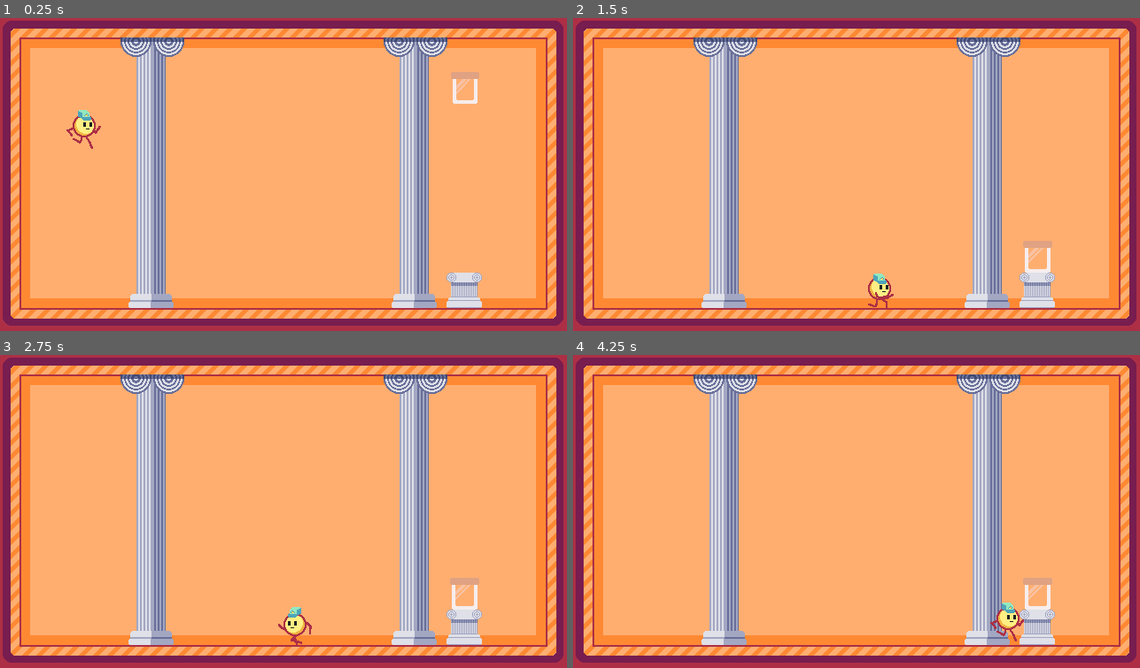
Above: before the commit, frames 1-4 (two rows, left to right).
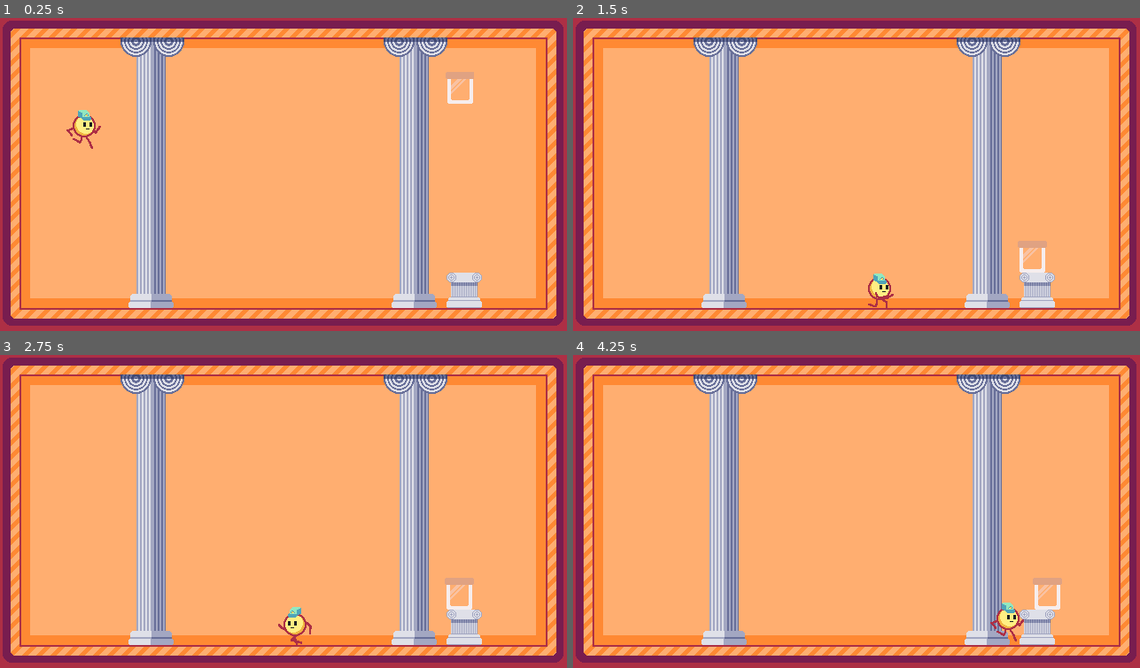
Above: after the commit, the same moments.

Repository: torinman/Brackeys-2025-1
Game: Godot game, scene res://main.tscn
The game is run twice, just before and just after one commit, with the same random seed, the same clock (stepped at 60 frames per second) and the same inputs.
Inputs:
- Up to frame 1 (0.25 s): no input
- Up to frame 2 (1.5 s): hold D (right) from 0.53 s (still down); tap Up (jump) at 0.77 s
- Up to frame 3 (2.75 s): tap Up (jump) at 1.52 s; release D (right) at 2.03 s; hold Left (left) from 2.03 s (still down)
- Up to frame 4 (4.25 s): release Left (left) at 2.78 s; hold D (right) from 2.78 s (still down); tap Up (jump) at 3.02, 3.77 s

The runs differ from the first frame. In frame 1, 0.3% of the frame differs, in the area x 78-85%, y 17-28%; in frame 2, 0.3%; in frame 3, 0.3%; in frame 4, 0.4%, in the area x 79-87%, y 71-82%.

Commit message:
made jar smash!!!

Diff:
--- a/main.tscn
+++ b/main.tscn
@@ -25,7 +25,7 @@
 polygon = PackedVector2Array(320, 180, -320, 180, -320, -180, 320, -180, 320, 179, 298, 150, 298, -157, 298, -157, 298, -158, -298, -158, -298, 150, 298, 150)
 
 [node name="Jar" parent="." instance=ExtResource("4_1bm73")]
-position = Vector2(503, 51)
+position = Vector2(519, 51)
 
 [node name="Jarstand" parent="." instance=ExtResource("5_vlhdt")]
 position = Vector2(524, 308)
--- a/scenes/jar.tscn
+++ b/scenes/jar.tscn
@@ -1,7 +1,8 @@
-[gd_scene load_steps=5 format=3 uid="uid://duob7t0ku6fxr"]
+[gd_scene load_steps=6 format=3 uid="uid://duob7t0ku6fxr"]
 
 [ext_resource type="Script" path="res://scenes/jarphysics.gd" id="1_6kfej"]
 [ext_resource type="Texture2D" uid="uid://d6a4xd623a6i" path="res://textures/jar.png" id="1_sav3e"]
+[ext_resource type="PackedScene" uid="uid://danjl6hnmti6" path="res://scenes/smash.tscn" id="2_u3djk"]
 
 [sub_resource type="PhysicsMaterial" id="PhysicsMaterial_6e3qc"]
 friction = 0.13
@@ -21,11 +22,14 @@
 max_contacts_reported = 20
 contact_monitor = true
 script = ExtResource("1_6kfej")
+scentetoinstantiate = ExtResource("2_u3djk")
 
 [node name="Sprite2D" type="Sprite2D" parent="Jar"]
+position = Vector2(-22, 0)
 texture = SubResource("AtlasTexture_f7vhs")
 
 [node name="CollisionPolygon2D" type="CollisionPolygon2D" parent="Jar"]
+position = Vector2(-22, 0)
 polygon = PackedVector2Array(17, -11, 15, 17, 14, 18, -14, 18, -15, 17, -17, -11, -17, -17, -16, -18, 16, -18, 17, -17)
 
 [connection signal="body_entered" from="Jar" to="Jar" method="_on_body_entered"]
--- a/scenes/jarphysics.gd
+++ b/scenes/jarphysics.gd
@@ -1,5 +1,6 @@
 extends RigidBody2D
 
+@export var scentetoinstantiate: PackedScene
 
 # Called when the node enters the scene tree for the first time.
 func _ready():
@@ -12,7 +13,11 @@
 
 
 func smash():
-	pass
+	var new_scene = scentetoinstantiate.instantiate()
+	new_scene.position = get_node(".").position + Vector2(0, -5)
+	new_scene.rotation = get_node(".").rotation
+	add_sibling(new_scene)
+	queue_free()
 
 
 func _on_body_entered(body):
--- /dev/null
+++ b/scenes/smash.tscn
@@ -0,0 +1,117 @@
+[gd_scene load_steps=10 format=3 uid="uid://danjl6hnmti6"]
+
+[ext_resource type="Texture2D" uid="uid://d6a4xd623a6i" path="res://textures/jar.png" id="1_lefyo"]
+
+[sub_resource type="PhysicsMaterial" id="PhysicsMaterial_1kck7"]
+friction = 0.67
+bounce = 0.76
+absorbent = true
+
+[sub_resource type="AtlasTexture" id="AtlasTexture_1unii"]
+atlas = ExtResource("1_lefyo")
+region = Rect2(61, 82, 21, 18)
+
+[sub_resource type="AtlasTexture" id="AtlasTexture_j4jpt"]
+atlas = ExtResource("1_lefyo")
+region = Rect2(120, 84, 20, 16)
+
+[sub_resource type="AtlasTexture" id="AtlasTexture_6o3ml"]
+atlas = ExtResource("1_lefyo")
+region = Rect2(29, 127, 11, 16)
+
+[sub_resource type="AtlasTexture" id="AtlasTexture_y1w80"]
+atlas = ExtResource("1_lefyo")
+region = Rect2(11, 75, 17, 17)
+
+[sub_resource type="AtlasTexture" id="AtlasTexture_xhubl"]
+atlas = ExtResource("1_lefyo")
+region = Rect2(111, 22, 29, 12)
+
+[sub_resource type="AtlasTexture" id="AtlasTexture_0i56d"]
+atlas = ExtResource("1_lefyo")
+region = Rect2(59, 14, 33, 8)
+
+[sub_resource type="AtlasTexture" id="AtlasTexture_utnt3"]
+atlas = ExtResource("1_lefyo")
+region = Rect2(9, 14, 33, 36)
+
+[node name="Smash" type="Node2D"]
+
+[node name="RigidBody2D" type="RigidBody2D" parent="."]
+mass = 2.64
+physics_material_override = SubResource("PhysicsMaterial_1kck7")
+
+[node name="Sprite2D" type="Sprite2D" parent="RigidBody2D"]
+position = Vector2(-6, 12)
+texture = SubResource("AtlasTexture_1unii")
+
+[node name="CollisionPolygon2D" type="CollisionPolygon2D" parent="RigidBody2D"]
+position = Vector2(-6, 12)
+polygon = PackedVector2Array(-10, 8, -9, 9, -1, 9, 10, -6, 8, -9, 7, -9, -10, 0)
+
+[node name="RigidBody2D2" type="RigidBody2D" parent="."]
+mass = 2.64
+physics_material_override = SubResource("PhysicsMaterial_1kck7")
+
+[node name="Sprite2D" type="Sprite2D" parent="RigidBody2D2"]
+position = Vector2(4, 13)
+texture = SubResource("AtlasTexture_j4jpt")
+offset = Vector2(0.5, 0)
+
+[node name="CollisionPolygon2D" type="CollisionPolygon2D" parent="RigidBody2D2"]
+position = Vector2(8, 13)
+polygon = PackedVector2Array(6, 8, 6, 0, -2, -8, -14, 8)
+
+[node name="RigidBody2D3" type="RigidBody2D" parent="."]
+mass = 2.64
+physics_material_override = SubResource("PhysicsMaterial_1kck7")
+
+[node name="Sprite2D" type="Sprite2D" parent="RigidBody2D3"]
+position = Vector2(10, 4)
+texture = SubResource("AtlasTexture_6o3ml")
+
+[node name="CollisionPolygon2D" type="CollisionPolygon2D" parent="RigidBody2D3"]
+position = Vector2(9, -9)
+polygon = PackedVector2Array(6, 5, -4, 10, -4, 11, 6, 21)
+
+[node name="RigidBody2D4" type="RigidBody2D" parent="."]
+mass = 2.64
+physics_material_override = SubResource("PhysicsMaterial_1kck7")
+
+[node name="Sprite2D" type="Sprite2D" parent="RigidBody2D4"]
+position = Vector2(-8, 2)
+texture = SubResource("AtlasTexture_y1w80")
+offset = Vector2(0, 0.5)
+
+[node name="CollisionPolygon2D" type="CollisionPolygon2D" parent="RigidBody2D4"]
+position = Vector2(7, -22)
+polygon = PackedVector2Array(-7, 24, -23, 16, -23, 23.181, -23, 33)
+
+[node name="RigidBody2D5" type="RigidBody2D" parent="."]
+mass = 2.64
+physics_material_override = SubResource("PhysicsMaterial_1kck7")
+
+[node name="Sprite2D" type="Sprite2D" parent="RigidBody2D5"]
+position = Vector2(0, -5)
+texture = SubResource("AtlasTexture_xhubl")
+
+[node name="CollisionPolygon2D" type="CollisionPolygon2D" parent="RigidBody2D5"]
+position = Vector2(17, -31)
+polygon = PackedVector2Array(-3, 20, -31, 20, -31, 24, -16, 32, -15, 32, -3, 26)
+
+[node name="RigidBody2D6" type="RigidBody2D" parent="."]
+mass = 2.64
+physics_material_override = SubResource("PhysicsMaterial_1kck7")
+
+[node name="Sprite2D" type="Sprite2D" parent="RigidBody2D6"]
+position = Vector2(0, -16)
+texture = SubResource("AtlasTexture_0i56d")
+
+[node name="CollisionPolygon2D" type="CollisionPolygon2D" parent="RigidBody2D6"]
+position = Vector2(17, -41)
+polygon = PackedVector2Array(-1, 21, -33, 21, -33, 29, -1, 29)
+
+[node name="Sprite2D" type="Sprite2D" parent="."]
+visible = false
+self_modulate = Color(1, 1, 1, 0.509804)
+texture = SubResource("AtlasTexture_utnt3")
